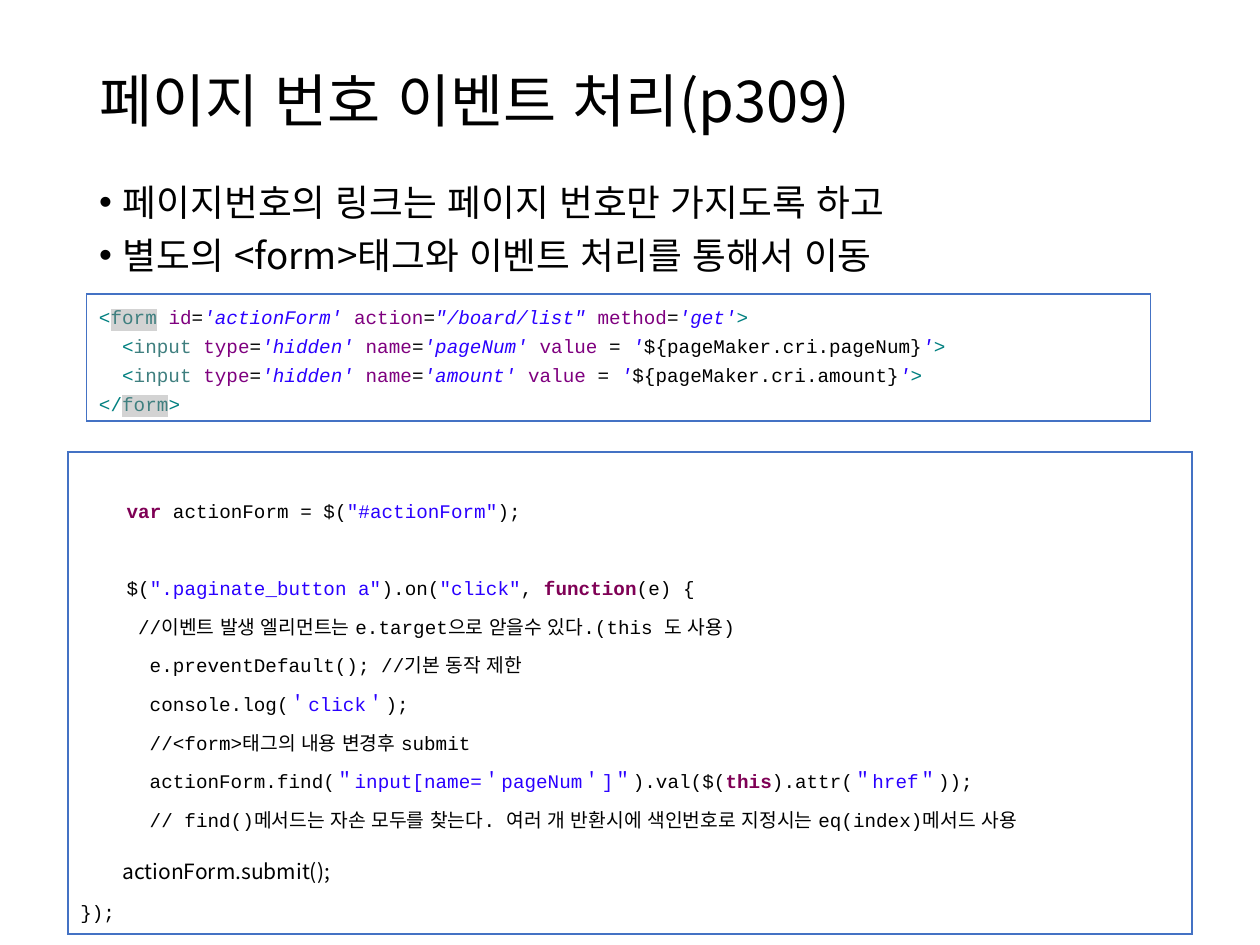
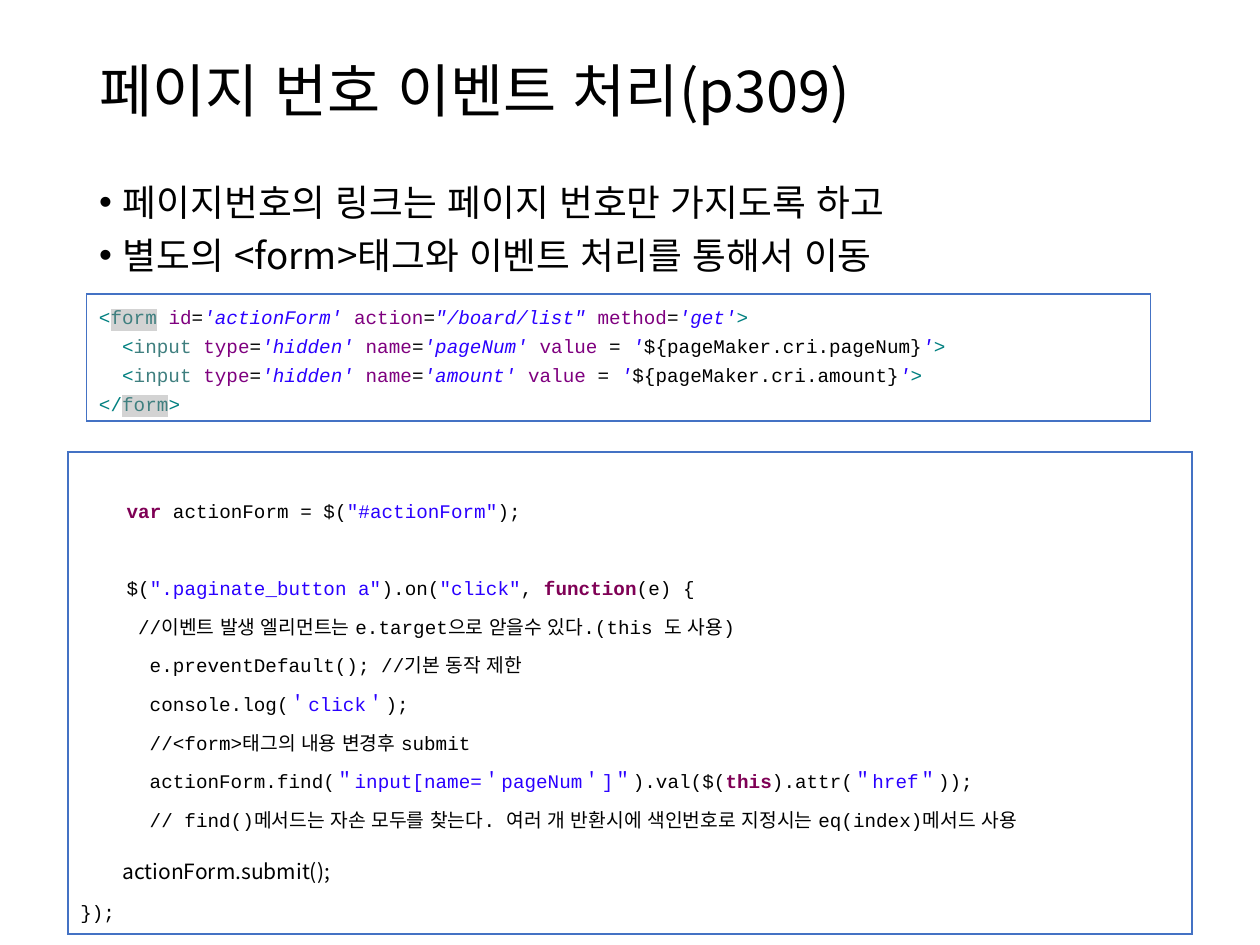
Before and after one commit to itrecipe/Web_Study_ez, a slide deck: slide 108 of spring - 학습자료/코드로 배우는 스프링 웹 프로젝트 (개정판) 학습자료/PART3.pptx. Drawn at 1260x945 pixels with LibreOffice and Linux fonts; fonts in the diff are those of the drawing. Boxes give left, top, right and bottom in pixels: in the first picture for what was removed or moved away, otherwise in the second. Text is boxed around its words. In the diff, an @@ line names an element or a change of style, - is before the commit and + after.

Commit message:
spring_학습자료
23.5.26

```diff
--- a/spring - 학습자료/코드로 배우는 스프링 웹 프로젝트 (개정판) 학습자료/PART3.pptx
+++ b/spring - 학습자료/코드로 배우는 스프링 웹 프로젝트 (개정판) 학습자료/PART3.pptx
@@ title "페이지 번호 이벤트 처리(p309)": place and size @@
-title "페이지 번호 이벤트 처리(p309)" at [99,74,850,136]
+title "페이지 번호 이벤트 처리(p309)" at [99,64,850,126]
```
